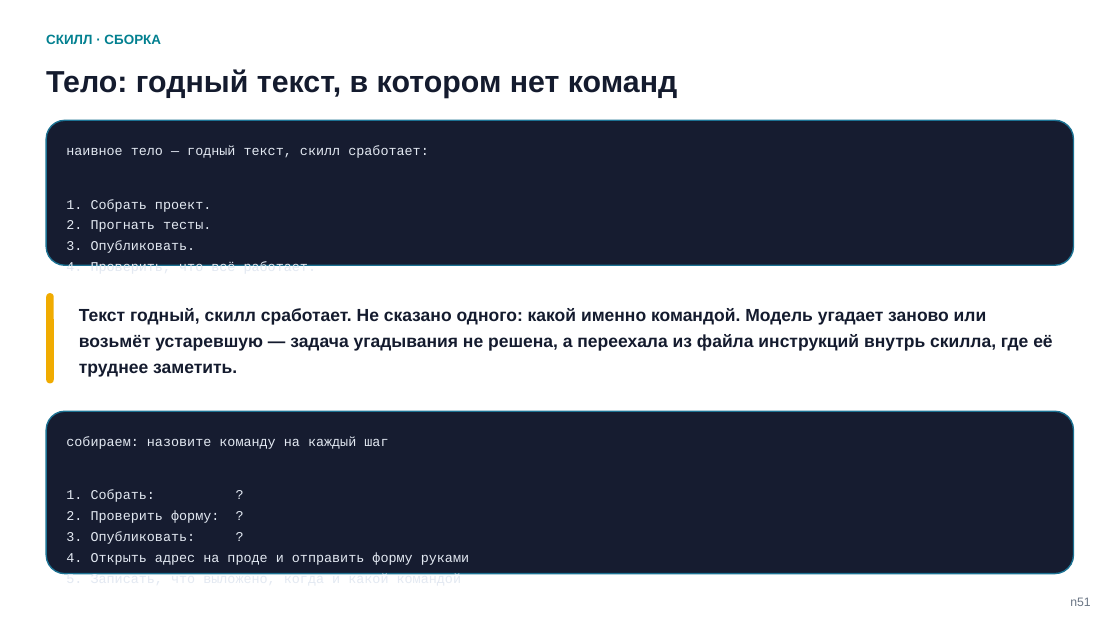
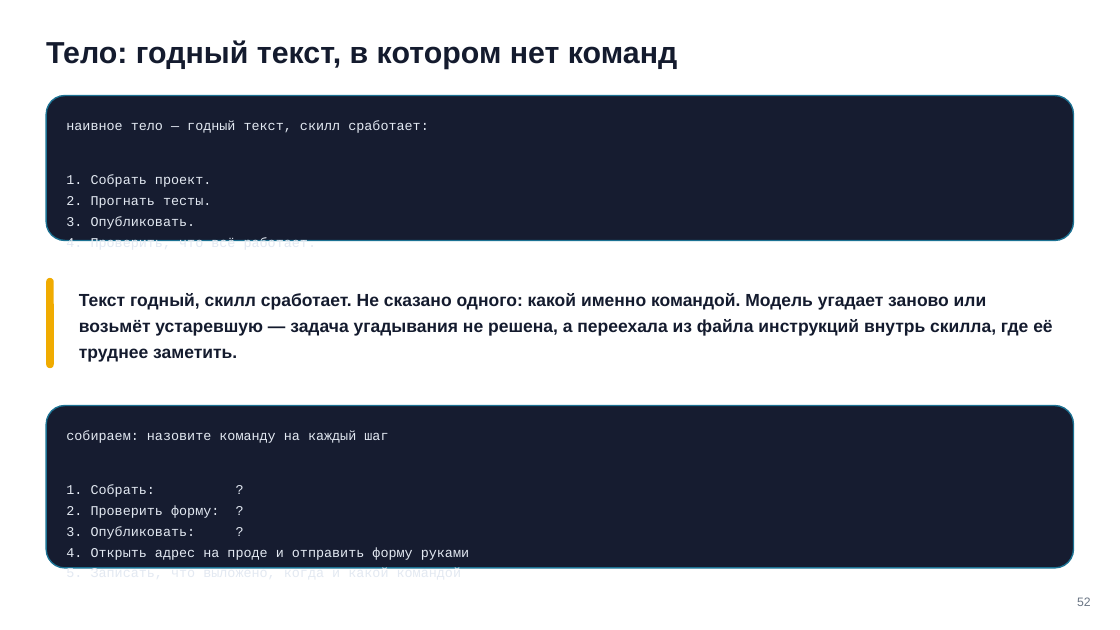
Before and after one commit to tellina-study/AI-usage-lessons, a slide deck: slide 52 of library/seminars/sem-05/rendered/sem-05.pptx. Drawn at 1120x630 pixels with LibreOffice and Linux fonts; fonts in the diff are those of the drawing. Boxes give left, top, right and bottom in pixels: in the first picture for what was removed or moved away, otherwise in the second. Text is boxed around its words. In the diff, an @@ line names an element or a change of style, - is before the commit and + after.

```diff
--- a/library/seminars/sem-05/rendered/sem-05.pptx
+++ b/library/seminars/sem-05/rendered/sem-05.pptx
@@ text "Тело: годный текст, в котором ...": place and size @@
-text "Тело: годный текст, в котором ..." at (46, 69, 677, 98)
+text "Тело: годный текст, в котором ..." at (46, 40, 677, 70)
@@ text removed at (46, 34, 161, 44) @@
-СКИЛЛ · СБОРКА
@@ rounded rectangle: place and size @@
-rounded rectangle at (46, 120, 1074, 266)
+rounded rectangle at (46, 96, 1074, 241)
@@ text "наивное тело — годный текст, ...": place and size @@
-text "наивное тело — годный текст, ..." at (66, 145, 429, 266)
+text "наивное тело — годный текст, ..." at (66, 120, 429, 241)
@@ rounded rectangle: place and size @@
-rounded rectangle at (46, 293, 54, 383)
+rounded rectangle at (46, 278, 54, 368)
@@ text "Текст годный, скилл сработает. Не ...": place and size @@
-text "Текст годный, скилл сработает. Не ..." at (79, 308, 1052, 377)
+text "Текст годный, скилл сработает. Не ..." at (79, 293, 1052, 362)
@@ rounded rectangle: place and size @@
-rounded rectangle at (46, 412, 1074, 574)
+rounded rectangle at (46, 406, 1074, 568)
@@ text "собираем: назовите команду на каждый ...": place and size @@
-text "собираем: назовите команду на каждый ..." at (66, 436, 469, 575)
+text "собираем: назовите команду на каждый ..." at (66, 430, 469, 569)
@@ text at (1077, 597, 1091, 606): text changed @@
-n51
+52
```
Also in this commit, not shown: 67 other slides changed, 6 other files.
